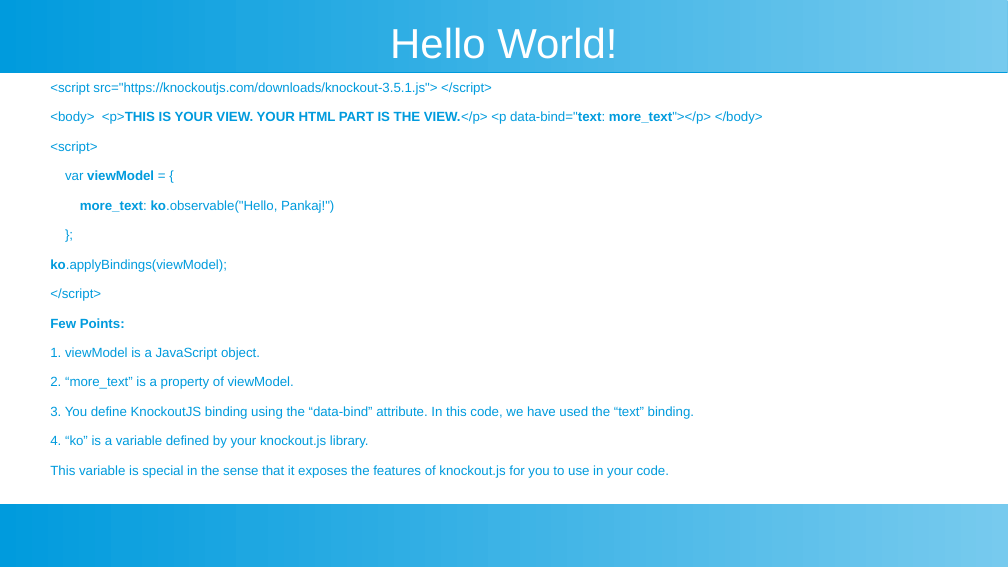
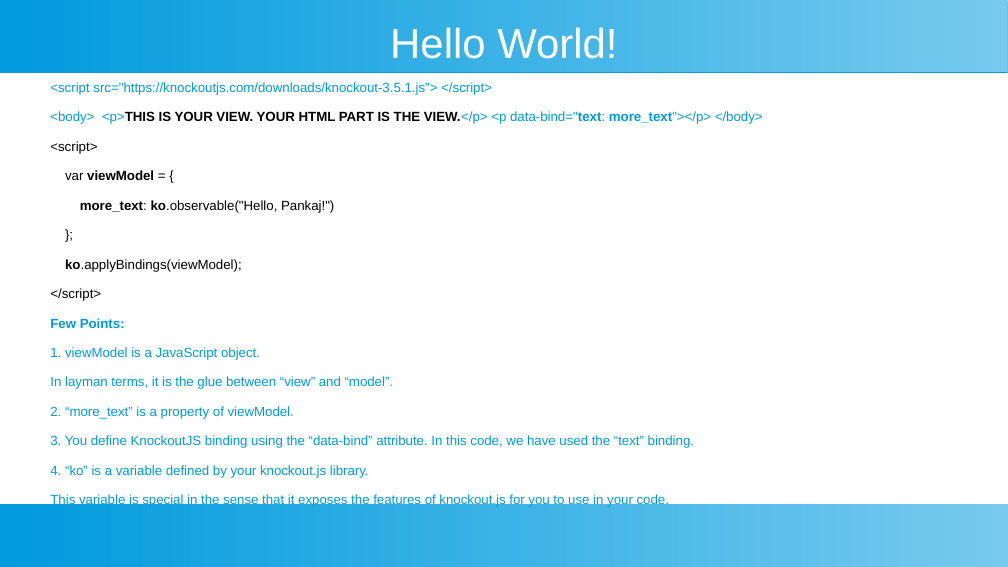
Before and after one commit to ashishjain1547/public_lessons_in_javascript, a slide deck: slide 7 of 5_Introduction to KnockoutJS/KnockoutJS.odp (slide 3 before the commit). Drawn at 1008x567 pixels with LibreOffice and Linux fonts; fonts in the diff are those of the drawing. Boxes give left, top, right and bottom in pixels: in the first picture for what was removed or moved away, otherwise in the second. Text is boxed around its words. In the diff, an @@ line names an element or a change of style, - is before the commit and + after.

```diff
--- a/5_Introduction to KnockoutJS/KnockoutJS.odp
+++ b/5_Introduction to KnockoutJS/KnockoutJS.odp
@@ text at [50,111,763,301]: text colour #009BDD to #000000 in "<p>THIS IS YOUR VIEW. YOUR HTML PART ...", "<script>", "var viewModel = {", "more_text: ko.observable("Hello, Pankaj!")" and 3 more places @@
@@ text at [50,376,394,389]: paragraph added @@
+In layman terms, it is the glue between “view” and “model”.
```
Also in this commit, not shown: 1 other slide changed, 5 slides added.
